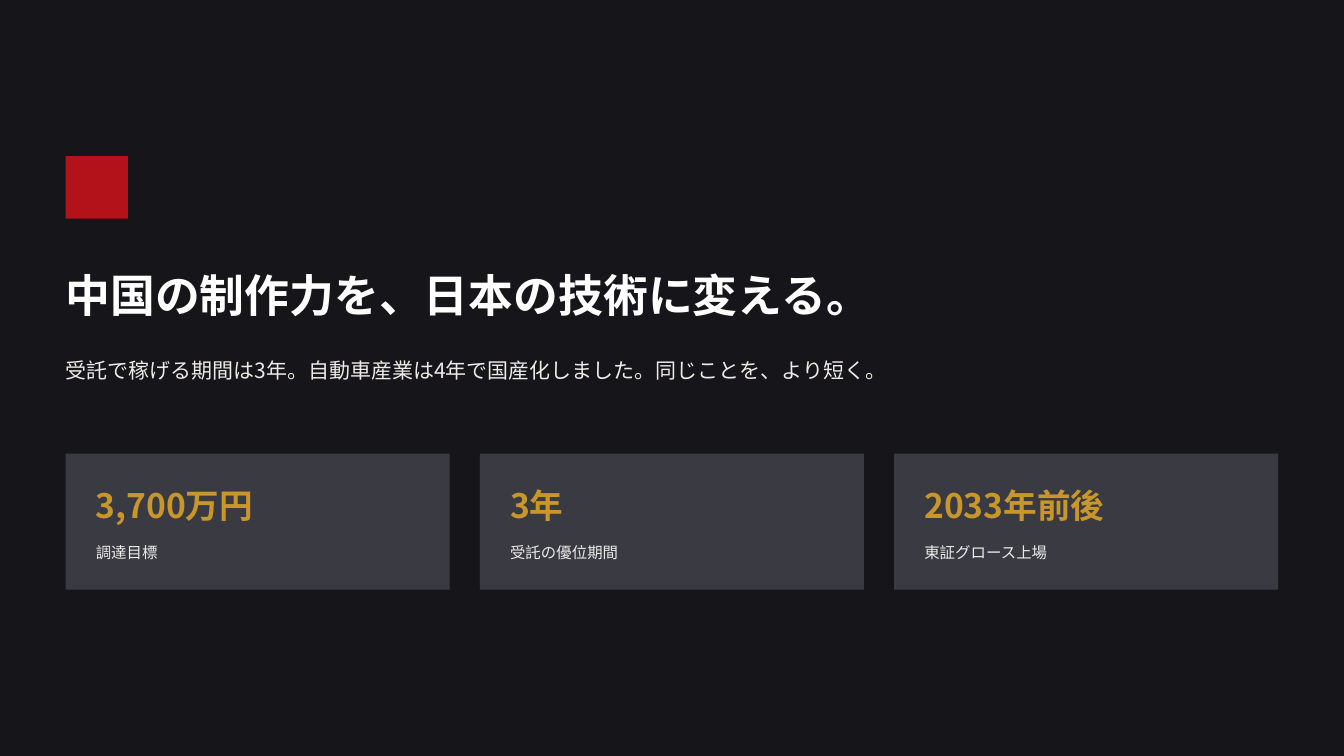
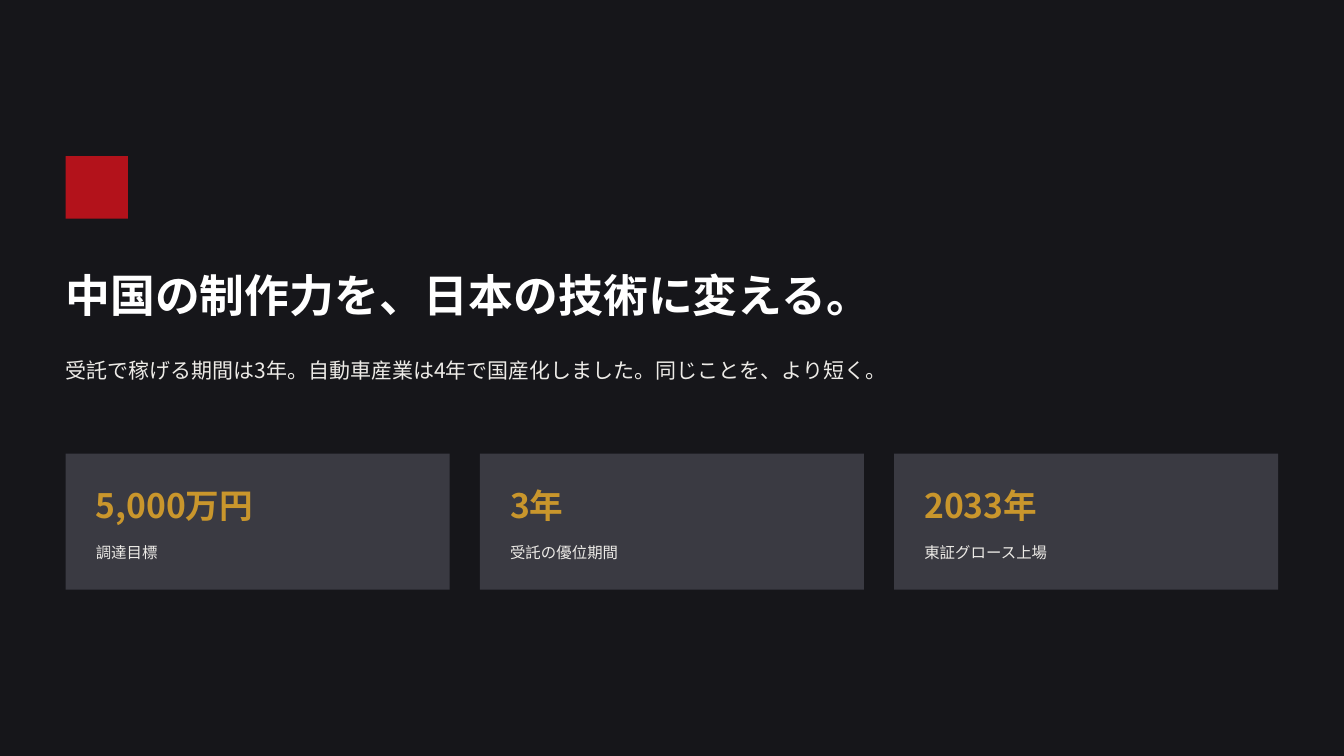
Before and after one commit to bpn333333/test, a slide deck: slide 18 of 投資家向け企画書.pptx. Drawn at 1344x756 pixels with LibreOffice and Linux fonts; fonts in the diff are those of the drawing. Boxes give left, top, right and bottom in pixels: in the first picture for what was removed or moved away, otherwise in the second. Text is boxed around its words. In the diff, an @@ line names an element or a change of style, - is before the commit and + after.

```diff
--- a/投資家向け企画書.pptx
+++ b/投資家向け企画書.pptx
@@ text at (96, 491, 253, 525): text changed @@
-3,700万円
+5,000万円
@@ text at (924, 489, 1037, 521): text changed @@
-2033年前後
+2033年
```
Also in this commit, not shown: 3 other slides changed.
